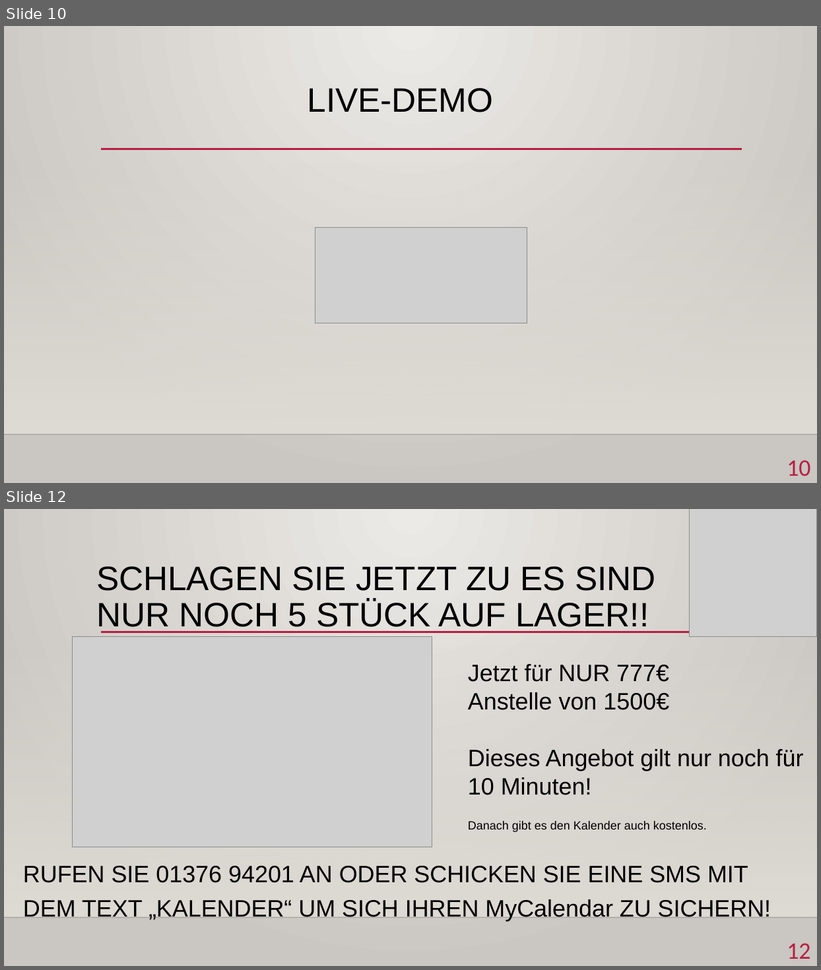
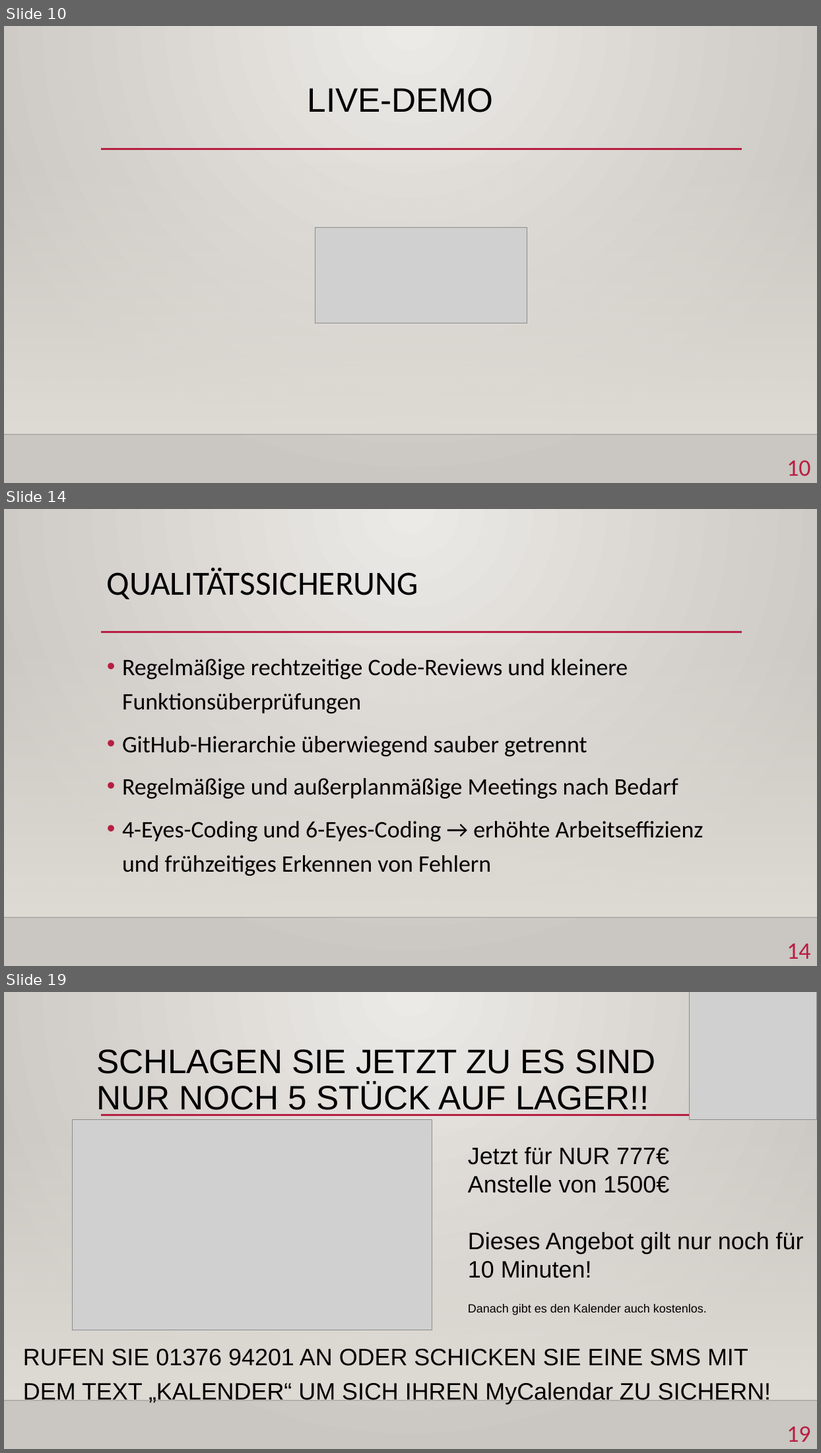
Before and after one commit to yschiebelhut/Geburtstagskalender, a slide deck: MyCalendar.pptx. Shown one above the other, each under a label of ours: slides 10 and 12 before the commit, slides 10, 14 and 19 after it; the slides between them are not shown. The pictures are 821x970 and 821x1453 pixels, drawn with LibreOffice and Linux fonts; fonts in the diff are those of the drawing; grey boxes stand for pictures; background and template pictures are left out. Boxes give left, top, right and bottom in pixels: in the first picture for what was removed or moved away, otherwise in the second. Text is boxed around its words. In the diff, an @@ line names an element or a change of style, - is before the commit and + after.

```diff
--- a/MyCalendar.pptx
+++ b/MyCalendar.pptx
@@ slide 14 added at bbox=[4, 509, 817, 966], background gradient #ECEAE7 to #CAC7C1; not listed: 3 template elements that a slide beside it also shows @@
@@ title added at bbox=[107, 568, 418, 599], 40 pt, text #000000 @@
+QUALITÄTSSICHERUNG
@@ text added at bbox=[122, 659, 704, 876], 28 pt, text #000000 @@
+• Regelmäßige rechtzeitige Code-Reviews und kleinere Funktionsüberprüfungen
+• GitHub-Hierarchie überwiegend sauber getrennt
+• Regelmäßige und außerplanmäßige Meetings nach Bedarf
+• 4-Eyes-Coding und 6-Eyes-Coding → erhöhte Arbeitseffizienz und frühzeitiges Erkennen von Fehlern
@@ page number added at bbox=[787, 944, 811, 959], 28 pt, text #B71E42 @@
+14
@@ what was slide 12 is now slide 19 @@
@@ page number at bbox=[787, 1426, 811, 1442]: text changed @@
-12
+19
```
Also in this commit, not shown: 1 slide changed, 6 other slides added.
